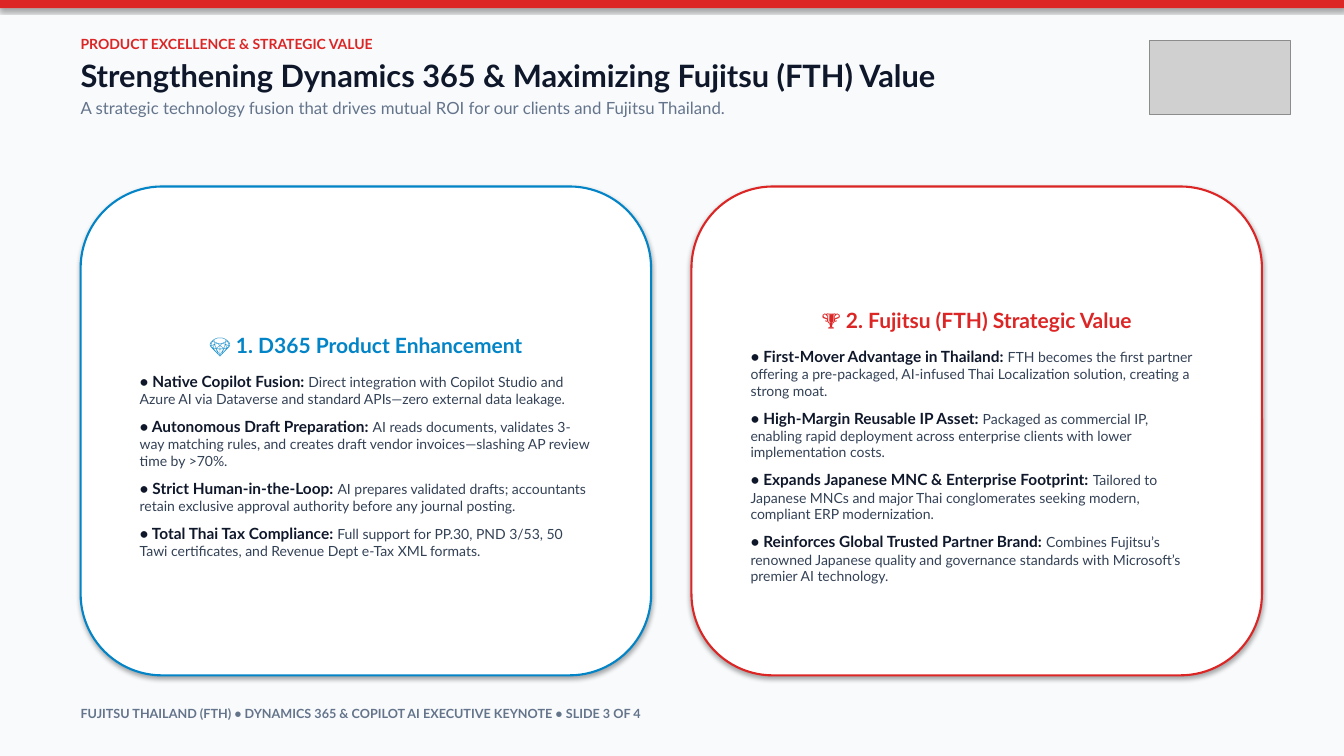
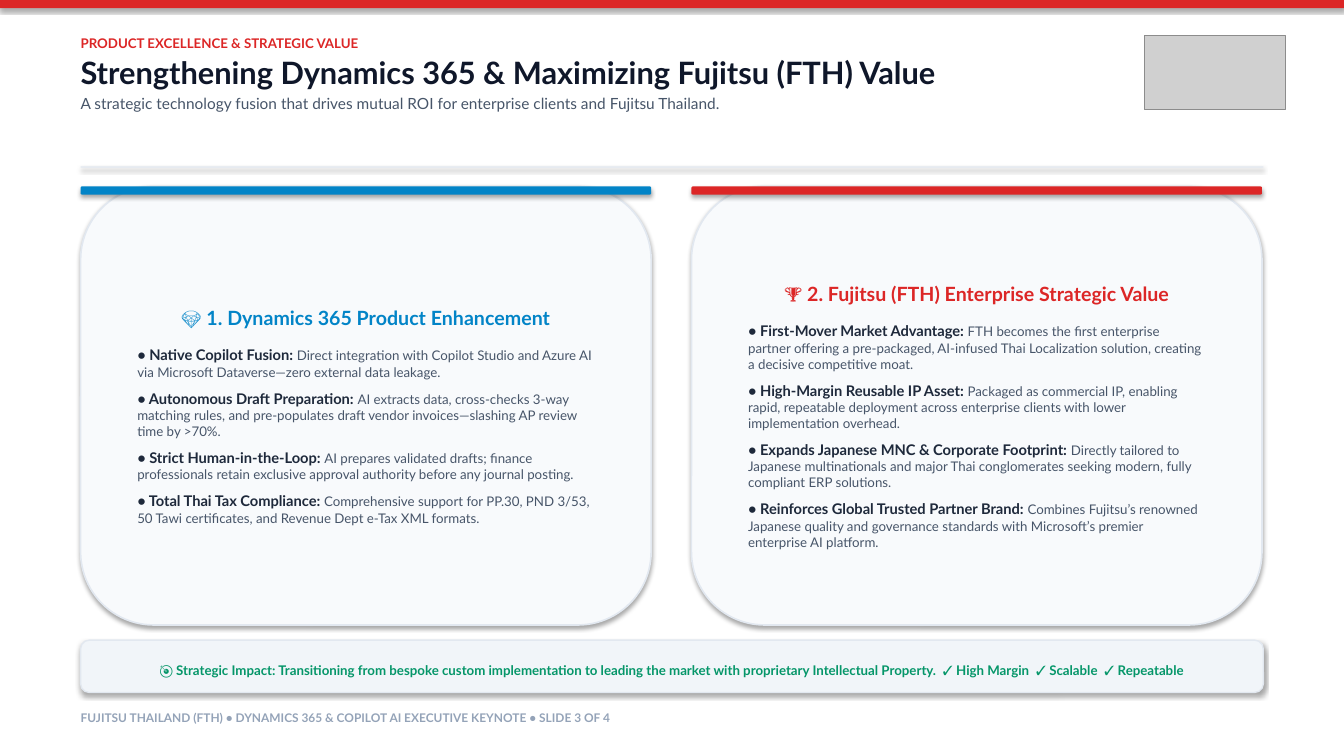
Before and after one commit to wititgithub/fth-d365-fo-copilot-deck, a slide deck: slide 3 of FTH_D365_Executive_Opening_Deck.pptx. Drawn at 1344x756 pixels with LibreOffice and Linux fonts; fonts in the diff are those of the drawing; grey boxes stand for pictures. Boxes give left, top, right and bottom in pixels: in the first picture for what was removed or moved away, otherwise in the second. Text is boxed around its words. In the diff, an @@ line names an element or a change of style, - is before the commit and + after.

```diff
--- a/FTH_D365_Executive_Opening_Deck.pptx
+++ b/FTH_D365_Executive_Opening_Deck.pptx
@@ rectangle at box(0, 0, 1344, 756): fill #F8FAFC to #FFFFFF @@
@@ text at box(81, 38, 935, 90): size 10 to 9.5 pt in "PRODUCT EXCELLENCE & STRATEGIC VALUE"; less space between paragraphs @@
@@ picture: place and size @@
-picture at box(1149, 40, 1291, 115)
+picture at box(1144, 35, 1286, 110)
@@ text at box(81, 97, 719, 112): text changed; size 12 to 11 pt; text colour #64748B to #475569 @@
-A strategic technology fusion that drives mutual ROI for our clients and Fujitsu Thailand.
+A strategic technology fusion that drives mutual ROI for enterprise clients and Fujitsu Thailand.
@@ rectangle added at box(81, 166, 1263, 167), fill #E2E8F0 @@
@@ rounded rectangle "💎 1. Dynamics 365 Product ...": place and size @@
-rounded rectangle "💎 1. Dynamics 365 Product ..." at box(81, 187, 651, 676)
+rounded rectangle "💎 1. Dynamics 365 Product ..." at box(81, 187, 651, 625)
@@ rounded rectangle "💎 1. Dynamics 365 Product ..." at box(81, 187, 651, 625): fill #FFFFFF to #F8FAFC; outline #0284C7 1.5 pt to #E2E8F0 1.2 pt @@
@@ rounded rectangle added at box(81, 187, 651, 195), fill #0284C7 @@
@@ rounded rectangle "🏆 2. Fujitsu (FTH) Enterprise ...": place and size @@
-rounded rectangle "🏆 2. Fujitsu (FTH) Enterprise ..." at box(692, 187, 1262, 676)
+rounded rectangle "🏆 2. Fujitsu (FTH) Enterprise ..." at box(692, 187, 1262, 625)
@@ rounded rectangle "🏆 2. Fujitsu (FTH) Enterprise ..." at box(692, 187, 1262, 625): fill #FFFFFF to #F8FAFC; outline #DC2626 1.5 pt to #E2E8F0 1.2 pt @@
@@ rounded rectangle added at box(692, 187, 1262, 195), fill #DC2626 @@
@@ text in rounded rectangle at box(748, 286, 1201, 550): text changed; size 10 to 9.5 pt; text colour #334155 to #475569 @@
-🏆 2. Fujitsu (FTH) Strategic Value
-• First-Mover Advantage in Thailand: FTH becomes the first partner offering a pre-packaged, AI-infused Thai Localization solution, creating a strong moat.
-• High-Margin Reusable IP Asset: Packaged as commercial IP, enabling rapid deployment across enterprise clients with lower implementation costs.
-• Expands Japanese MNC & Enterprise Footprint: Tailored to Japanese MNCs and major Thai conglomerates seeking modern, compliant ERP modernization.
-• Reinforces Global Trusted Partner Brand: Combines Fujitsu’s renowned Japanese quality and governance standards with Microsoft’s premier AI technology.
+🏆 2. Fujitsu (FTH) Enterprise Strategic Value
+• First-Mover Market Advantage: FTH becomes the first enterprise partner offering a pre-packaged, AI-infused Thai Localization solution, creating a decisive competitive moat.
+• High-Margin Reusable IP Asset: Packaged as commercial IP, enabling rapid, repeatable deployment across enterprise clients with lower implementation overhead.
+• Expands Japanese MNC & Corporate Footprint: Directly tailored to Japanese multinationals and major Thai conglomerates seeking modern, fully compliant ERP solutions.
+• Reinforces Global Trusted Partner Brand: Combines Fujitsu’s renowned Japanese quality and governance standards with Microsoft’s premier enterprise AI platform.
@@ text in rounded rectangle at box(137, 310, 592, 526): text changed; size 10 to 9.5 pt; text colour #334155 to #475569 @@
-💎 1. D365 Product Enhancement
-• Native Copilot Fusion: Direct integration with Copilot Studio and Azure AI via Dataverse and standard APIs—zero external data leakage.
-• Autonomous Draft Preparation: AI reads documents, validates 3-way matching rules, and creates draft vendor invoices—slashing AP review time by >70%.
-• Strict Human-in-the-Loop: AI prepares validated drafts; accountants retain exclusive approval authority before any journal posting.
-• Total Thai Tax Compliance: Full support for PP.30, PND 3/53, 50 Tawi certificates, and Revenue Dept e-Tax XML formats.
+💎 1. Dynamics 365 Product Enhancement
+• Native Copilot Fusion: Direct integration with Copilot Studio and Azure AI via Microsoft Dataverse—zero external data leakage.
+• Autonomous Draft Preparation: AI extracts data, cross-checks 3-way matching rules, and pre-populates draft vendor invoices—slashing AP review time by >70%.
+• Strict Human-in-the-Loop: AI prepares validated drafts; finance professionals retain exclusive approval authority before any journal posting.
+• Total Thai Tax Compliance: Comprehensive support for PP.30, PND 3/53, 50 Tawi certificates, and Revenue Dept e-Tax XML formats.
@@ rounded rectangle added at box(81, 640, 1263, 693), fill #F1F5F9, outline #E2E8F0 1 pt, 9.5 pt, text #059669, bold @@
+🎯 Strategic Impact: Transitioning from bespoke custom implementation to leading the market with proprietary Intellectual Property. ✓ High Margin ✓ Scalable ✓ Repeatable
@@ text "FUJITSU THAILAND (FTH) • DYNAMICS ..." at box(81, 713, 610, 724): size 9 to 8.5 pt, text colour #64748B to #94A3B8 @@
```
Also in this commit, not shown: 3 other slides changed, 3 other files.
